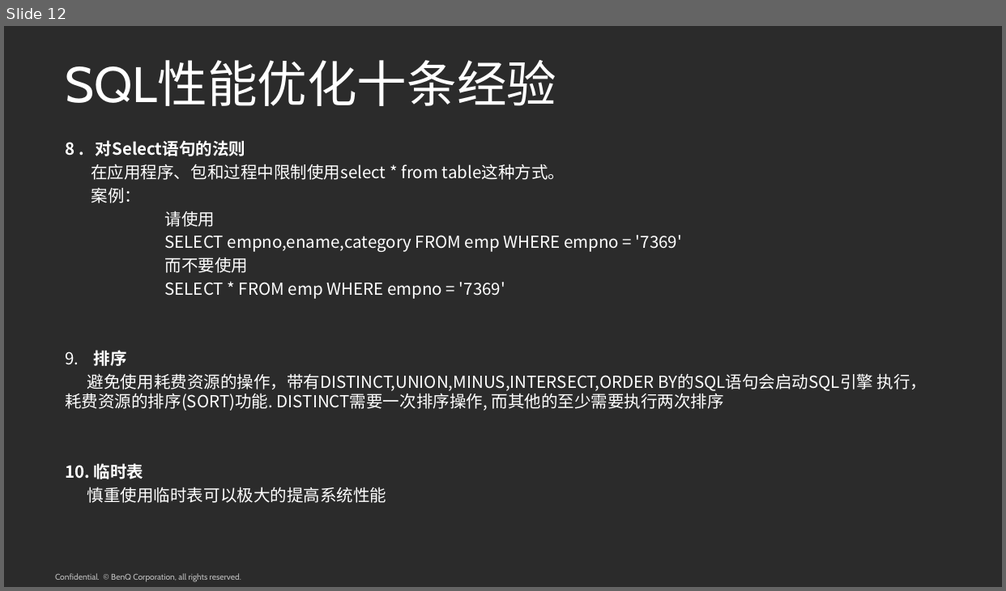
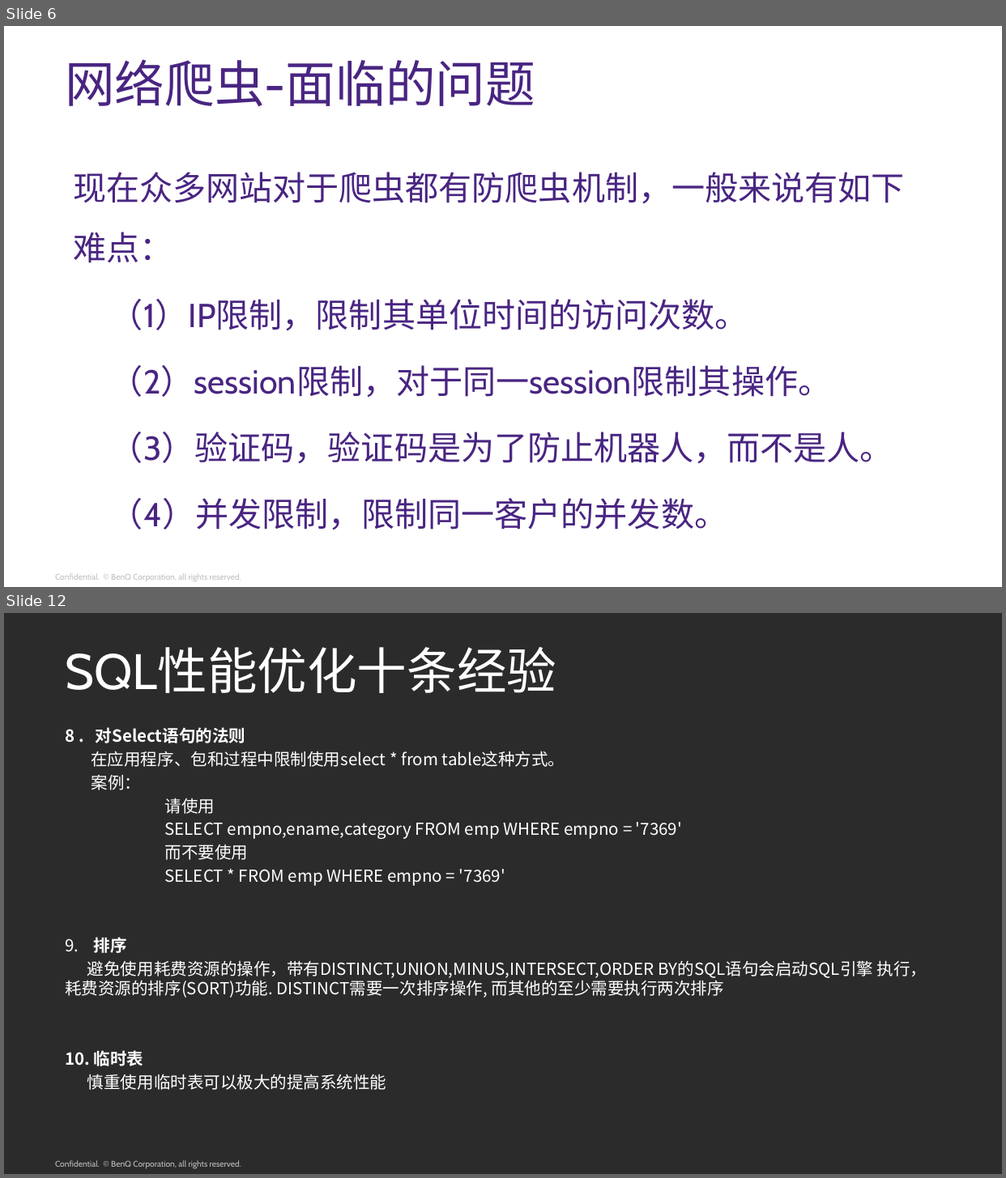
Before and after one commit to youngyeah/doubanCrawler, a slide deck: TehShare/网络爬虫.pptx. Shown one above the other, each under a label of ours: slide 12 before the commit, slides 6 and 12 after it; the slides between them are not shown. The pictures are 1006x591 and 1006x1178 pixels, drawn with LibreOffice and Linux fonts; fonts in the diff are those of the drawing; background and template pictures are left out; a plain dark background stands for a picture behind light text. Boxes give left, top, right and bottom in pixels: in the first picture for what was removed or moved away, otherwise in the second. Text is boxed around its words. In the diff, an @@ line names an element or a change of style, - is before the commit and + after.

```diff
--- a/TehShare/网络爬虫.pptx
+++ b/TehShare/网络爬虫.pptx
@@ slide 6 added at [4, 26, 1002, 587], background picture (left out); not listed: 1 template element that a slide beside it also shows @@
@@ text added at [65, 59, 535, 107], 36 pt, text #492582 @@
+网络爬虫-面临的问题
@@ text added at [73, 172, 905, 530], 24 pt, text #492582 @@
+现在众多网站对于爬虫都有防爬虫机制，一般来说有如下难点：
+（1）IP限制，限制其单位时间的访问次数。
+（2）session限制，对于同一session限制其操作。
+（3）验证码，验证码是为了防止机器人，而不是人。
+（4）并发限制，限制同一客户的并发数。
```
Also in this commit, not shown: 6 slides changed, 4 other slides added, 5 slides removed.
